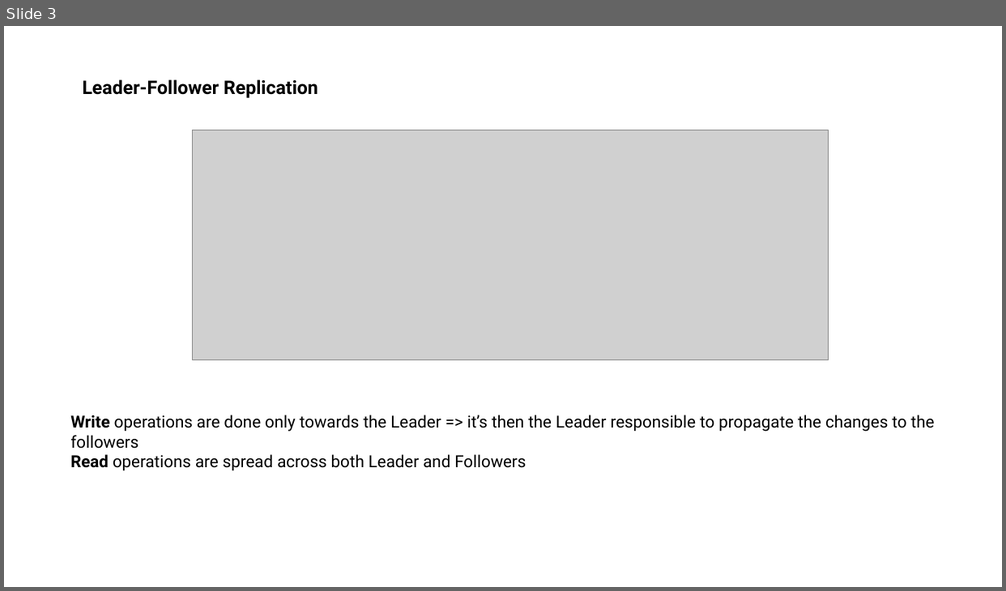
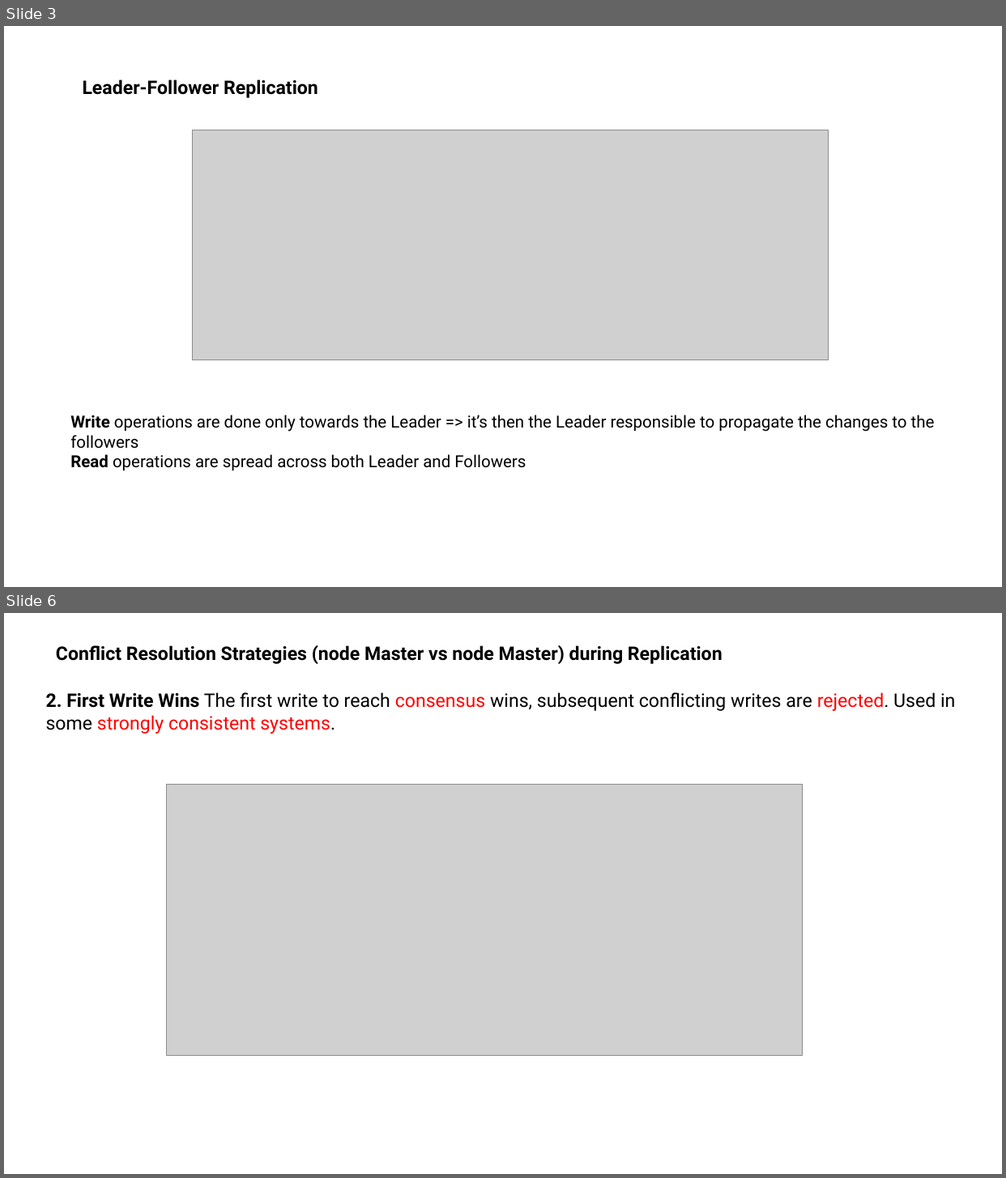
Before and after one commit to dventura3/system-design, a slide deck: docs/DB Replication.pptx. Shown one above the other, each under a label of ours: slide 3 before the commit, slides 3 and 6 after it; the slides between them are not shown. The pictures are 1006x591 and 1006x1178 pixels, drawn with LibreOffice and Linux fonts; fonts in the diff are those of the drawing; grey boxes stand for pictures. Boxes give left, top, right and bottom in pixels: in the first picture for what was removed or moved away, otherwise in the second. Text is boxed around its words. In the diff, an @@ line names an element or a change of style, - is before the commit and + after.

Commit message:
Updated replication

```diff
--- a/docs/DB Replication.pptx
+++ b/docs/DB Replication.pptx
@@ slide 6 added at [4, 613, 1002, 1174], background #FFFFFF @@
@@ text added at [56, 645, 722, 664], 18 pt, text #000000, bold @@
+Conflict Resolution Strategies (node Master vs node Master) during Replication
@@ text added at [46, 692, 955, 734], 18 pt, text #000000 @@
+2. First Write Wins The first write to reach consensus wins, subsequent conflicting writes are rejected. Used in some strongly consistent systems.
@@ picture added at [167, 785, 803, 1055] @@
```
Also in this commit, not shown: 4 slides changed, 7 other slides added, 2 other files.
